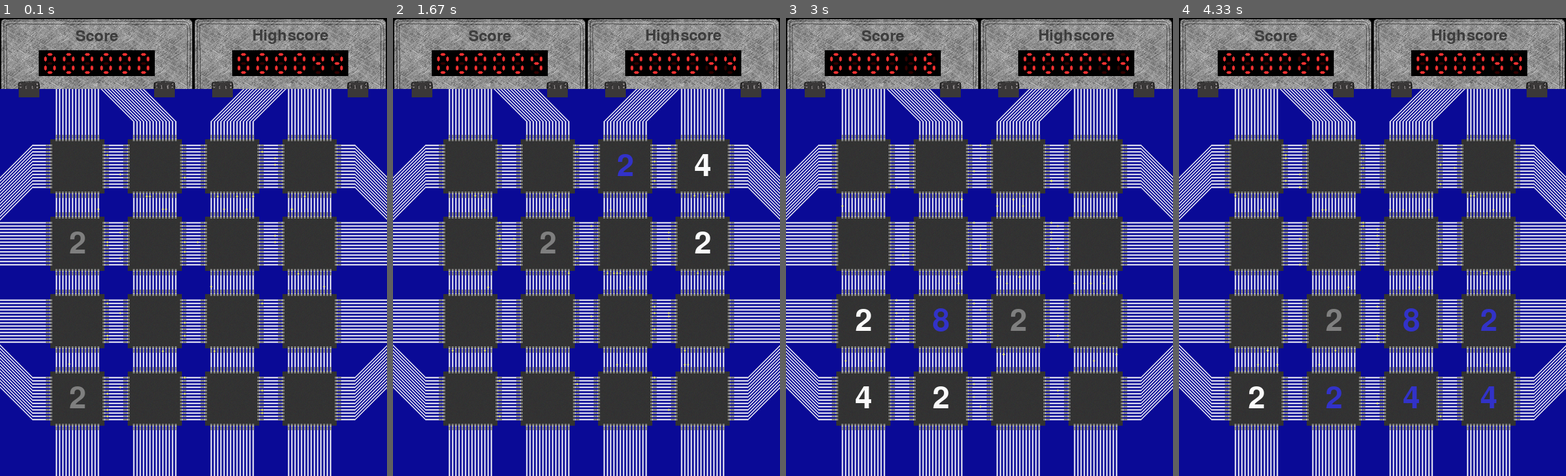
Above: before the commit, frames 1-4 (left to right).
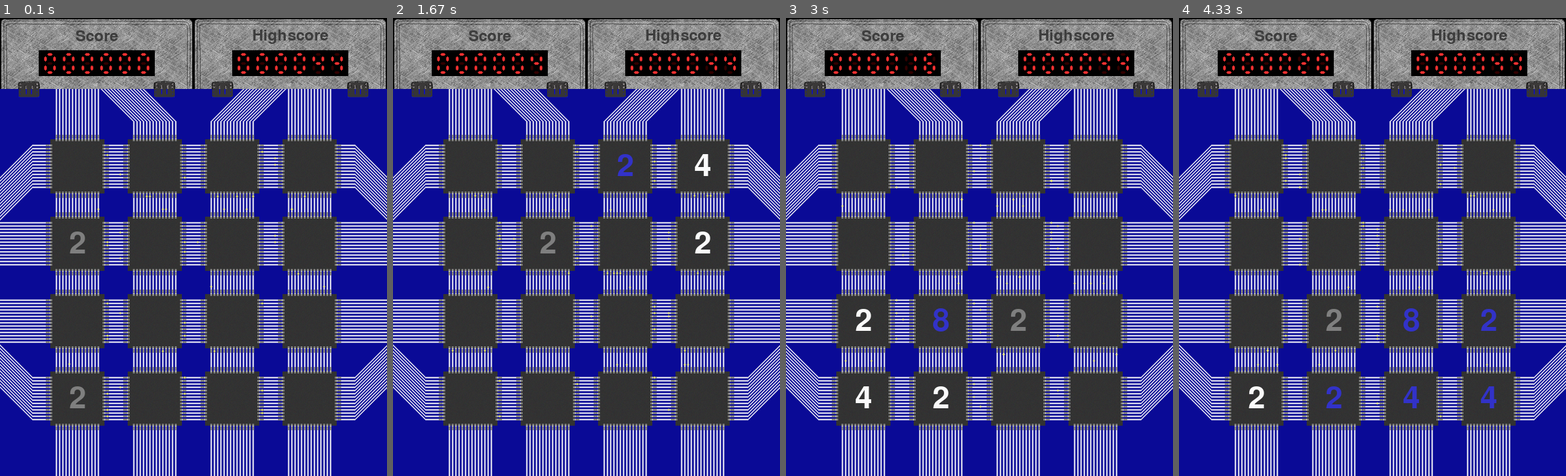
Above: after the commit, the same moments.

Repository: Marco-Meyer/TINF13AIBI-Kinect
Game: pygame game, started from 2048.py
Two runs of this game, one before a commit and one after it. Both use one fixed random seed, a clock stepped at 60 frames per second and the inputs below.
Inputs:
- Up to frame 1 (0.1 s): no input
- Up to frame 2 (1.67 s): hold Right 0.33-0.8 s; hold Up 0.83-1.13 s; hold Right 1.17-1.63 s
- Up to frame 3 (3 s): hold Left 1.67-2.2 s; hold Down 2.23-2.53 s; hold Left 2.57-2.97 s
- Up to frame 4 (4.33 s): hold Up 3-3.37 s; hold Right 3.4-4.03 s; hold Down from 4.07 s (still down)

The runs differ from the first frame. In frame 1, less than 0.1% of the frame differs, in the area x 4-96%, y 15-18%; in frame 2, less than 0.1%; in frame 3, less than 0.1%; in frame 4, less than 0.1%.

Commit message:
Graphics changes

Diff:
--- a/2048.py
+++ b/2048.py
@@ -257,10 +257,13 @@
                 else:blit_centered(D, text[val],pos)
 
         #Transition
-        D.fill((58,56,56),P.Rect(29,0,32,13))
-        D.fill((58,56,56),P.Rect(239,0,32,13))
-        D.fill((58,56,56),P.Rect(329,0,32,13))
-        D.fill((58,56,56),P.Rect(539,0,32,13))
+        clip = P.image.load(join("Images", "clip.png"))
+        clip = P.transform.smoothscale(clip, (32, 13))
+        D.blit(clip, (29, 0))
+        D.blit(clip, (239, 0))
+        D.blit(clip, (329, 0))
+        D.blit(clip, (539, 0))
+
 
         if gameover:
             convertToGreyScale(D)
